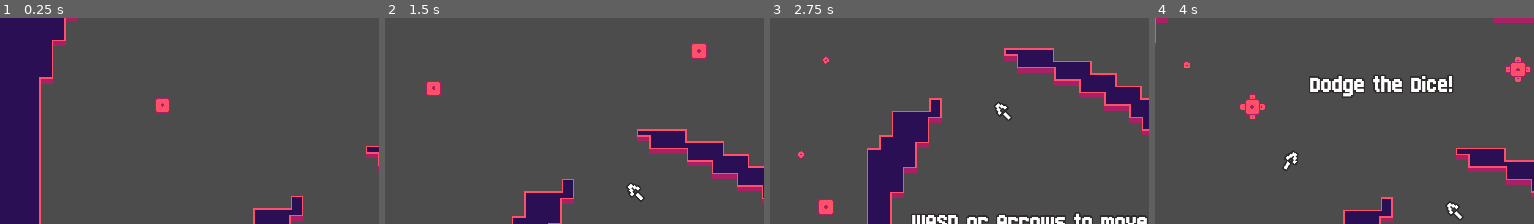
Above: before the commit, frames 1-4 (left to right).
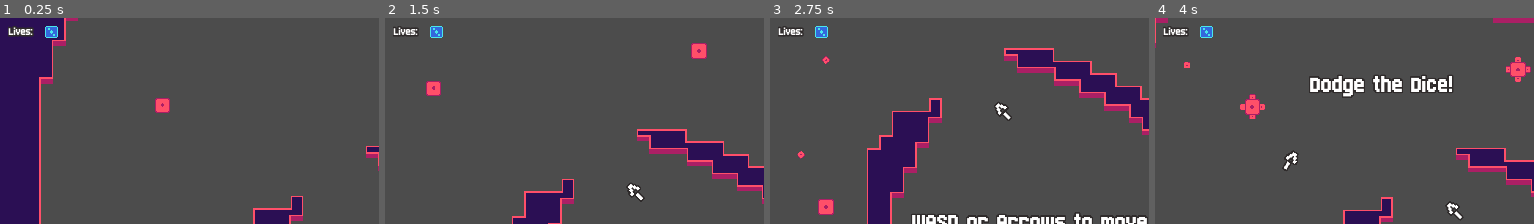
Above: after the commit, the same moments.

Repository: russmatney/dice-nine
Game: Godot game, scene res://src/progression/Level1.tscn
The game is run twice, just before and just after one commit, with the same random seed, the same clock (stepped at 60 frames per second) and the same inputs.
Inputs (mouse positions are % of the whole screen's width and height, from its top left):
- Up to frame 1 (0.25 s): no input
- Up to frame 2 (1.5 s): move the mouse to (76, 51) at 0.52 s; hold D (move_right) 0.53-1.28 s; hold Right mouse button (roll) 0.53-1.28 s; move the mouse to (32, 62) at 1.27 s; hold J (move_down) from 1.28 s (still down); tap E (fire) at 1.35 s
- Up to frame 3 (2.75 s): right-click (32, 62) at 1.55 s; move the mouse to (63, 32) at 2.02 s; release J (move_down) at 2.03 s; hold D (move_right) from 2.03 s (still down); hold Right mouse button (roll) from 2.03 s (still down)
- Up to frame 4 (4 s): move the mouse to (47, 80) at 2.77 s; release D (move_right) at 2.78 s; release Right mouse button (roll) at 2.78 s; hold K (move_up) 2.78-3.53 s; right-click (47, 80) at 2.85 s; move the mouse to (84, 74) at 3.52 s; hold A (move_left) from 3.53 s (still down); hold E (fire) from 3.53 s (still down); right-click (84, 74) at 3.8 s
The pictures show only the part of the screen within x 0-50%, y 0-50%; the shares and areas given below are measured in that part.

The runs differ from the first frame. In frame 1, 0.5% of the frame differs, in the area x 2-16%, y 3-10%; in frame 2, 0.4%; in frame 3, 0.4%; in frame 4, 0.4%.

Commit message:
feat: hud showing dice, remaining lives

Diff:
--- a/src/autoloads/ProgressionState.gd
+++ b/src/autoloads/ProgressionState.gd
@@ -1,6 +1,9 @@
-extends Node
+extends CanvasLayer
+# TODO learn how this should work - using this to get the HUD placement 'right'
 
 var player_scene = preload("res://src/Player.tscn")
+var hud_scene = preload("res://src/ui/HUD.tscn")
+var hud: Control
 
 var player_state = {
   "unlocked_sides": [],
@@ -23,6 +26,9 @@
 
 func _ready():
   print("progression state ready")
+
+  hud = hud_scene.instance()
+  call_deferred("add_child", hud)
 
 ### process ##############################################################
 
@@ -56,6 +62,9 @@
   player.position = player_start.position
   get_tree().get_root().call_deferred("add_child", player)
 
+  hud.set_lives(player_state["lives"])
+  hud.set_dice(player_state["unlocked_sides"])
+
   return player
 
 func _on_player_death(p):
@@ -73,6 +82,8 @@
 func unlock_next_side():
   var next_side = player_state["locked_sides"].pop_front()
   player_state["unlocked_sides"].append(next_side)
+  # TODO animate
+  hud.set_dice(player_state["unlocked_sides"])
 
 func update_player_start(new_start):
   player_start = new_start
--- a/src/progression/Level1.gd
+++ b/src/progression/Level1.gd
@@ -35,7 +35,7 @@
   # emit_signal("start_tut")
 
 func start_tut():
-  # TODO fade in?
+  # TODO text could enter at center/from side, then move to it's location
   yield(get_tree().create_timer(0.5), "timeout")
   move_directions.visible = true
   move_arrow.visible = true
--- a/src/progression/LevelPortal.tscn
+++ b/src/progression/LevelPortal.tscn
@@ -113,6 +113,7 @@
 scale = Vector2( 5, 5 )
 frames = SubResource( 16 )
 animation = "roll"
+frame = 5
 playing = true
 
 [connection signal="body_entered" from="Area2D" to="." method="_on_Area2D_body_entered"]
--- /dev/null
+++ b/src/ui/HUD.gd
@@ -0,0 +1,73 @@
+extends Control
+
+var lives_anim: AnimatedSprite
+var lives: int = 0
+
+var dice_label
+var dice1
+var dice2
+var dice3
+var dice4
+var dice5
+var dice6
+
+### ready #####################################################################
+
+func _ready():
+  lives_anim = find_node("LivesAnim")
+
+  dice_label = find_node("DiceLabel")
+  dice1 = find_node("Dice1")
+  dice2 = find_node("Dice2")
+  dice3 = find_node("Dice3")
+  dice4 = find_node("Dice4")
+  dice5 = find_node("Dice5")
+  dice6 = find_node("Dice6")
+
+  if lives:
+    set_lives(lives)
+
+  hide_dice()
+
+### lives #####################################################################
+
+func set_lives(num: int):
+  lives = num
+  var anim = "none"
+  match num:
+    0: anim = "none"
+    1: anim = "one"
+    2: anim = "two"
+    3: anim = "three"
+    4: anim = "four"
+    5: anim = "five"
+    6: anim = "six"
+
+  print("setting lives_anim", num, anim, lives_anim)
+  if lives_anim:
+    lives_anim.set_animation(anim)
+
+### dice #####################################################################
+
+func hide_dice():
+  dice1.visible = false
+  dice2.visible = false
+  dice3.visible = false
+  dice4.visible = false
+  dice5.visible = false
+  dice6.visible = false
+  dice_label.visible = false
+
+func set_dice(dice: Array):
+  # TODO animate a new dice's entrance
+  if dice.size() > 0:
+    # TODO maybe ignore if dice is "none"
+    dice_label.visible = true
+  for d in dice:
+    match d:
+      "one": dice1.visible = true
+      "two": dice2.visible = true
+      "three": dice3.visible = true
+      "four": dice4.visible = true
+      "five": dice5.visible = true
+      "six": dice6.visible = true
--- /dev/null
+++ b/src/ui/HUD.tscn
@@ -0,0 +1,179 @@
+[gd_scene load_steps=18 format=2]
+
+[ext_resource path="res://assets/dice-roll-rainbow_sheet.png" type="Texture" id=1]
+[ext_resource path="res://src/ui/hud_data_font.tres" type="DynamicFont" id=2]
+[ext_resource path="res://src/ui/HUD.gd" type="Script" id=3]
+
+[sub_resource type="AtlasTexture" id=9]
+atlas = ExtResource( 1 )
+region = Rect2( 48, 0, 16, 16 )
+
+[sub_resource type="AtlasTexture" id=10]
+atlas = ExtResource( 1 )
+region = Rect2( 32, 0, 16, 16 )
+
+[sub_resource type="AtlasTexture" id=11]
+atlas = ExtResource( 1 )
+region = Rect2( 0, 0, 16, 16 )
+
+[sub_resource type="AtlasTexture" id=12]
+atlas = ExtResource( 1 )
+region = Rect2( 64, 0, 16, 16 )
+
+[sub_resource type="AtlasTexture" id=8]
+atlas = ExtResource( 1 )
+region = Rect2( 80, 0, 16, 16 )
+
+[sub_resource type="AtlasTexture" id=4]
+atlas = ExtResource( 1 )
+region = Rect2( 48, 0, 16, 16 )
+
+[sub_resource type="AtlasTexture" id=3]
+atlas = ExtResource( 1 )
+region = Rect2( 32, 0, 16, 16 )
+
+[sub_resource type="AtlasTexture" id=2]
+atlas = ExtResource( 1 )
+region = Rect2( 16, 0, 16, 16 )
+
+[sub_resource type="AtlasTexture" id=7]
+atlas = ExtResource( 1 )
+region = Rect2( 0, 0, 16, 16 )
+
+[sub_resource type="AtlasTexture" id=6]
+atlas = ExtResource( 1 )
+region = Rect2( 80, 0, 16, 16 )
+
+[sub_resource type="AtlasTexture" id=5]
+atlas = ExtResource( 1 )
+region = Rect2( 64, 0, 16, 16 )
+
+[sub_resource type="AtlasTexture" id=13]
+atlas = ExtResource( 1 )
+region = Rect2( 16, 0, 16, 16 )
+
+[sub_resource type="AtlasTexture" id=14]
+atlas = ExtResource( 1 )
+region = Rect2( 96, 0, 16, 16 )
+
+[sub_resource type="SpriteFrames" id=15]
+animations = [ {
+"frames": [ SubResource( 9 ) ],
+"loop": true,
+"name": "four",
+"speed": 5.0
+}, {
+"frames": [ SubResource( 10 ) ],
+"loop": true,
+"name": "three",
+"speed": 5.0
+}, {
+"frames": [ SubResource( 11 ) ],
+"loop": true,
+"name": "one",
+"speed": 5.0
+}, {
+"frames": [ SubResource( 12 ) ],
+"loop": true,
+"name": "five",
+"speed": 5.0
+}, {
+"frames": [ SubResource( 8 ) ],
+"loop": true,
+"name": "six",
+"speed": 5.0
+}, {
+"frames": [ SubResource( 4 ), SubResource( 3 ), SubResource( 2 ), SubResource( 7 ), SubResource( 6 ), SubResource( 5 ) ],
+"loop": true,
+"name": "roll",
+"speed": 5.0
+}, {
+"frames": [ SubResource( 13 ) ],
+"loop": true,
+"name": "two",
+"speed": 5.0
+}, {
+"frames": [ SubResource( 14 ) ],
+"loop": true,
+"name": "none",
+"speed": 5.0
+} ]
+
+[node name="HUD" type="Control"]
+script = ExtResource( 3 )
+
+[node name="MarginContainer" type="MarginContainer" parent="."]
+margin_left = 10.0
+margin_top = 10.0
+margin_right = 1014.0
+margin_bottom = 235.0
+
+[node name="VBoxContainer" type="VBoxContainer" parent="MarginContainer"]
+margin_right = 1004.0
+margin_bottom = 225.0
+
+[node name="HBoxContainer" type="HBoxContainer" parent="MarginContainer/VBoxContainer"]
+margin_right = 1004.0
+margin_bottom = 17.0
+size_flags_horizontal = 3
+
+[node name="RichTextLabel" type="RichTextLabel" parent="MarginContainer/VBoxContainer/HBoxContainer"]
+margin_right = 1004.0
+margin_bottom = 17.0
+size_flags_horizontal = 3
+custom_fonts/normal_font = ExtResource( 2 )
+bbcode_enabled = true
+bbcode_text = "Lives:"
+text = "Lives:"
+fit_content_height = true
+
+[node name="LivesAnim" type="AnimatedSprite" parent="MarginContainer/VBoxContainer/HBoxContainer"]
+position = Vector2( 56, 8 )
+frames = SubResource( 15 )
+animation = "none"
+
+[node name="HBoxContainer2" type="HBoxContainer" parent="MarginContainer/VBoxContainer"]
+margin_top = 21.0
+margin_right = 1004.0
+margin_bottom = 38.0
+size_flags_horizontal = 3
+
+[node name="DiceLabel" type="RichTextLabel" parent="MarginContainer/VBoxContainer/HBoxContainer2"]
+margin_right = 1004.0
+margin_bottom = 17.0
+size_flags_horizontal = 3
+custom_fonts/normal_font = ExtResource( 2 )
+bbcode_enabled = true
+bbcode_text = "Dice:"
+text = "Dice:"
+fit_content_height = true
+
+[node name="Dice1" type="AnimatedSprite" parent="MarginContainer/VBoxContainer/HBoxContainer2"]
+position = Vector2( 56, 8 )
+frames = SubResource( 15 )
+animation = "one"
+
+[node name="Dice2" type="AnimatedSprite" parent="MarginContainer/VBoxContainer/HBoxContainer2"]
+position = Vector2( 80, 8 )
+frames = SubResource( 15 )
+animation = "two"
+
+[node name="Dice3" type="AnimatedSprite" parent="MarginContainer/VBoxContainer/HBoxContainer2"]
+position = Vector2( 104, 8 )
+frames = SubResource( 15 )
+animation = "three"
+
+[node name="Dice4" type="AnimatedSprite" parent="MarginContainer/VBoxContainer/HBoxContainer2"]
+position = Vector2( 128, 8 )
+frames = SubResource( 15 )
+animation = "four"
+
+[node name="Dice5" type="AnimatedSprite" parent="MarginContainer/VBoxContainer/HBoxContainer2"]
+position = Vector2( 152, 8 )
+frames = SubResource( 15 )
+animation = "five"
+
+[node name="Dice6" type="AnimatedSprite" parent="MarginContainer/VBoxContainer/HBoxContainer2"]
+position = Vector2( 176, 8 )
+frames = SubResource( 15 )
+animation = "six"
--- /dev/null
+++ b/src/ui/LivesIcon.gd
@@ -0,0 +1,16 @@
+extends AnimatedSprite
+
+
+# Declare member variables here. Examples:
+# var a = 2
+# var b = "text"
+
+
+# Called when the node enters the scene tree for the first time.
+func _ready():
+  pass # Replace with function body.
+
+
+# Called every frame. 'delta' is the elapsed time since the previous frame.
+#func _process(delta):
+#  pass
--- /dev/null
+++ b/src/ui/hud_data_font.tres
@@ -0,0 +1,8 @@
+[gd_resource type="DynamicFont" load_steps=2 format=2]
+
+[ext_resource path="res://assets/fonts/Born2bSportyV2.ttf" type="DynamicFontData" id=1]
+
+[resource]
+outline_size = 2
+outline_color = Color( 0.184314, 0.168627, 0.168627, 1 )
+font_data = ExtResource( 1 )
Not shown, changed: todo.org
